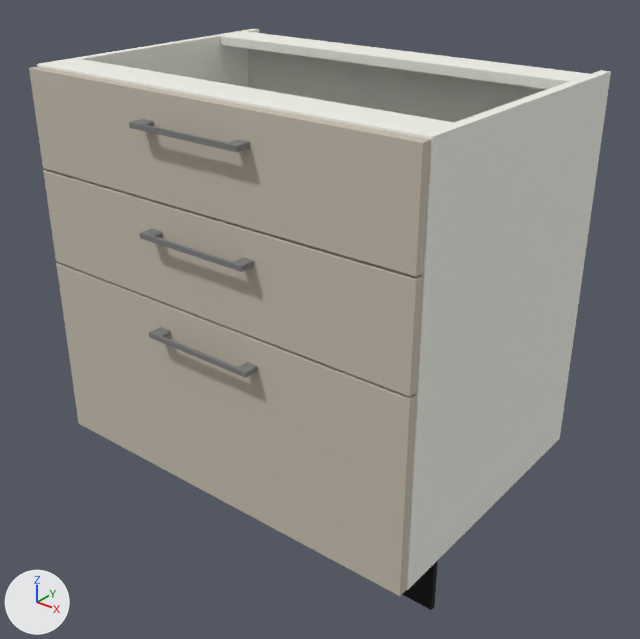
Before and after pictures for a commit that changed the glTF model public/assets/glb/modules/base/r20.glb.
Rendered twice from a camera (50 mm lens) standing at (1.361, -1.471, 1.091) and looking at (0.426, -0.302, 0.366). Arrows for +X, +Y and +Z are at lower left; the lights stay in place. The first picture is the older version. Where no turn or scale is listed for an object, it has been applied to the vertices. Vertices at exactly the same position are counted once.

Script lines for the objects in view, before the commit:
```python
ob_leđa = bpy.data.objects.new('Leđa', me_mesh_7)
ob_leđa.location = (0.0, 0.0, 0.0)
ob_mesh_1 = bpy.data.objects.new('Mesh_1', me_mesh_1)
ob_mesh_1.location = (0.0, 0.0, 0.0)
ob_mesh_8 = bpy.data.objects.new('Mesh_8', me_mesh_8)
ob_mesh_8.location = (0.0, 0.0, 0.0)
ob_stranica_desna = bpy.data.objects.new('Stranica Desna', me_mesh_6)
ob_stranica_desna.location = (0.0, 0.0, 0.0)
ob_union = bpy.data.objects.new('Union', me_mesh_2)
ob_union.location = (0.0, 0.0, 0.0)
ob_union_001 = bpy.data.objects.new('Union.001', me_mesh_3)
ob_union_001.location = (0.0, 0.0, 0.0)
ob_union_002 = bpy.data.objects.new('Union.002', me_mesh_12)
ob_union_002.location = (0.0, 0.0, 0.0)
ob_vezna_prednja_h = bpy.data.objects.new('Vezna Prednja H', me_mesh_10)
ob_vezna_prednja_h.location = (0.0, 0.0, 0.0)
ob_vezna_zadnja_h = bpy.data.objects.new('Vezna Zadnja H', me_mesh_9)
ob_vezna_zadnja_h.location = (0.0, 0.0, 0.0)
# also in view: 'Mesh_11' at (0.4, -0.559, 0.278); 'Stranica Leva' at (0.009, -0.275, 0.46)
```
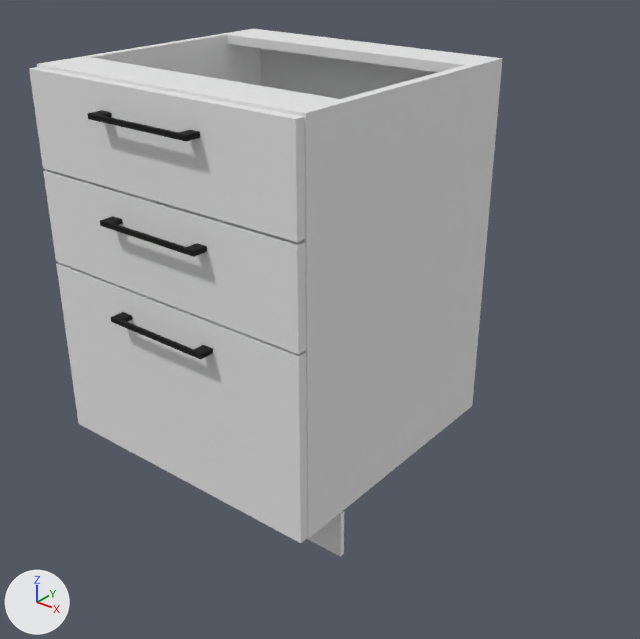
The newer file is also turned or shifted as a whole; pictures and numbers use the older file's frame.

Boxes (x1, y1, x2, y2) around the edits, measured in the pictures (640 x 639 px):
'mesh_korpus_str_desna', added: after (295, 57, 503, 538)
'Stranica Desna', deleted: before (406, 70, 611, 590)
'Mesh_11', deleted: before (56, 263, 417, 596)
'Mesh_1', deleted: before (29, 67, 431, 277)
'mesh_front', added: after (56, 263, 308, 543)
'Mesh_8', deleted: before (43, 169, 423, 397)
'mesh_front.001', added: after (29, 67, 305, 242)
'mesh_front.002', added: after (43, 170, 306, 354)
'Leđa', deleted: before (247, 49, 546, 122)
'Vezna Prednja H', deleted: before (43, 59, 454, 138)
'Vezna Zadnja H', deleted: before (220, 32, 589, 90)
'mesh_korpus_vezna_prednja', added: after (43, 57, 339, 115)
'mesh_korpus_ledja', added: after (260, 48, 438, 99)
'mesh_korpus_vezna_zadnja', added: after (227, 29, 493, 72)
'Mesh_5', recoloured, reshaped: before (402, 560, 438, 610); after (307, 511, 344, 557)
'Union.002', deleted: before (129, 119, 250, 152)
'Union', deleted: before (139, 228, 254, 272)
'Union.001', deleted: before (149, 327, 258, 378)
'mesh_handle.002', added (black): after (88, 110, 200, 141)
'mesh_handle.001', added (black): after (100, 216, 207, 257)
'mesh_handle', added (black): after (111, 312, 213, 359)

What changed in the scene script:
```text
Change mat_mesh_front:
    remove mat_mesh_front.texture = img_image_1
    add mat_mesh_front.base_color = (0.805, 0.805, 0.805)  # white #e8e8e8
Change mat_mesh_cokla:
    mat_mesh_cokla.base_color: (0.0006, 0.0006, 0.0006) -> (0.805, 0.805, 0.805)  # black #020202 -> white #e8e8e8
Change me_mesh_5:
    remove me_mesh_5.from_pydata(...)  # 8 vertices, 12 faces; spans x 0.0..0.8, y -0.47..-0.46, z 0.0..0.1
    add me_mesh_5.from_pydata(...)  # 8 vertices, 12 faces; spans x 0.0..0.6, y -0.46..-0.45, z 0.0..0.095
    me_mesh_5 part 1
    7 vertices are removed from x 0.0..0.8, y -0.47..-0.46, z 0.0..0.1
    12 faces are deleted
    7 vertices are added at x 0.0..0.6, y -0.46..-0.45, z 0.0..0.095
    12 new faces join them
Remove ob_mesh_1:
    ob_mesh_1 = bpy.data.objects.new('Mesh_1', me_mesh_1)
Remove ob_union:
    ob_union = bpy.data.objects.new('Union', me_mesh_2)
Remove ob_union_001:
    ob_union_001 = bpy.data.objects.new('Union.001', me_mesh_3)
Remove ob_stranica_desna:
    ob_stranica_desna = bpy.data.objects.new('Stranica Desna', me_mesh_6)
Remove ob_leđa:
    ob_leđa = bpy.data.objects.new('Leđa', me_mesh_7)
Remove ob_mesh_8:
    ob_mesh_8 = bpy.data.objects.new('Mesh_8', me_mesh_8)
Remove ob_vezna_zadnja_h:
    ob_vezna_zadnja_h = bpy.data.objects.new('Vezna Zadnja H', me_mesh_9)
Remove ob_vezna_prednja_h:
    ob_vezna_prednja_h = bpy.data.objects.new('Vezna Prednja H', me_mesh_10)
Remove ob_mesh_11:
    ob_mesh_11 = bpy.data.objects.new('Mesh_11', me_mesh_11)
Remove ob_union_002:
    ob_union_002 = bpy.data.objects.new('Union.002', me_mesh_12)
Add ob_mesh_handle_002:
    ob_mesh_handle_002 = bpy.data.objects.new('mesh_handle.002', me_mesh_13)  # 60 vertices, 116 faces; spans x 0.188..0.412, y -0.606..-0.578, z 0.76..0.77; in mat_mesh_handle (black #020202)
    ob_mesh_handle_002.location = (0.0, 0.01, 0.0)
Add ob_mesh_handle_001:
    ob_mesh_handle_001 = bpy.data.objects.new('mesh_handle.001', me_mesh_12_1)  # 60 vertices, 116 faces; spans x 0.188..0.412, y -0.606..-0.578, z 0.58..0.59; in mat_mesh_handle (black #020202)
    ob_mesh_handle_001.location = (0.0, 0.01, 0.0)
Add ob_mesh_handle:
    ob_mesh_handle = bpy.data.objects.new('mesh_handle', me_mesh_11_1)  # 60 vertices, 116 faces; spans x 0.188..0.412, y -0.606..-0.578, z 0.4..0.41; in mat_mesh_handle (black #020202)
    ob_mesh_handle.location = (0.0, 0.01, 0.0)
Add ob_mesh_front_002:
    ob_mesh_front_002 = bpy.data.objects.new('mesh_front.002', me_mesh_10_1)  # a box spanning x 0.002..0.598, y -0.578..-0.56, z 0.46..0.635; in mat_mesh_front (white #e8e8e8)
    ob_mesh_front_002.location = (0.0, 0.01, 0.0)
Add ob_mesh_front_001:
    ob_mesh_front_001 = bpy.data.objects.new('mesh_front.001', me_mesh_9_1)  # a box spanning x 0.002..0.598, y -0.578..-0.56, z 0.64..0.815; in mat_mesh_front (white #e8e8e8)
    ob_mesh_front_001.location = (0.0, 0.01, 0.0)
Add ob_mesh_front:
    ob_mesh_front = bpy.data.objects.new('mesh_front', me_mesh_8_1)  # a box spanning x 0.002..0.598, y -0.578..-0.56, z 0.1..0.455; in mat_mesh_front (white #e8e8e8)
    ob_mesh_front.location = (0.0, 0.01, 0.0)
Add ob_mesh_korpus_vezna_prednja:
    ob_mesh_korpus_vezna_prednja = bpy.data.objects.new('mesh_korpus_vezna_prednja', me_mesh_6_1)  # a box spanning x 0.018..0.582, y -0.56..-0.46, z 0.802..0.82; in mat_mesh_korpus (white #e8e8e8)
    ob_mesh_korpus_vezna_prednja.location = (0.0, 0.01, 0.0)
Add ob_mesh_korpus_vezna_zadnja:
    ob_mesh_korpus_vezna_zadnja = bpy.data.objects.new('mesh_korpus_vezna_zadnja', me_mesh_5_1)  # a box spanning x 0.018..0.582, y -0.11..-0.01, z 0.802..0.82; in mat_mesh_korpus (white #e8e8e8)
    ob_mesh_korpus_vezna_zadnja.location = (0.0, 0.01, 0.0)
Add ob_mesh_korpus_str_desna:
    ob_mesh_korpus_str_desna = bpy.data.objects.new('mesh_korpus_str_desna', me_mesh_3_1)  # a box spanning x 0.582..0.6, y -0.56..-0.01, z 0.1..0.82; in mat_mesh_korpus (white #e8e8e8)
    ob_mesh_korpus_str_desna.location = (0.0, 0.01, 0.0)
Add ob_mesh_korpus_ledja:
    ob_mesh_korpus_ledja = bpy.data.objects.new('mesh_korpus_ledja', me_mesh_0_1)  # a box spanning x 0.002..0.598, y -0.01..-0.007, z 0.102..0.818; in mat_mesh_korpus (white #e8e8e8)
    ob_mesh_korpus_ledja.location = (0.0, 0.01, 0.0)
```
